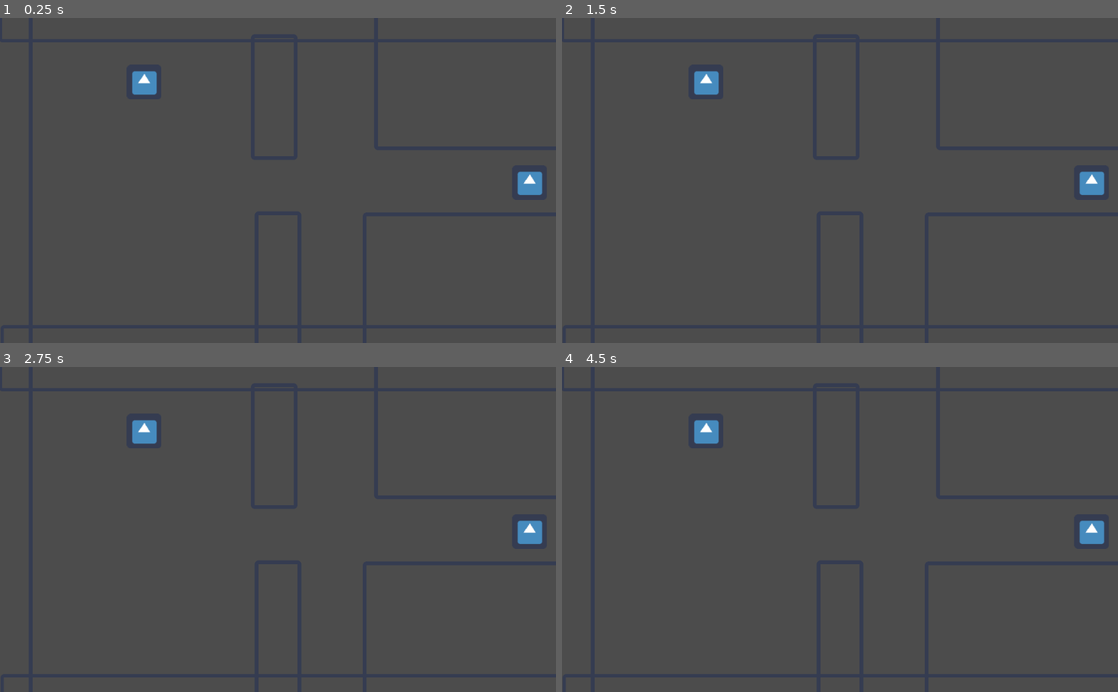
Above: before the commit, frames 1-4 (two rows, left to right).
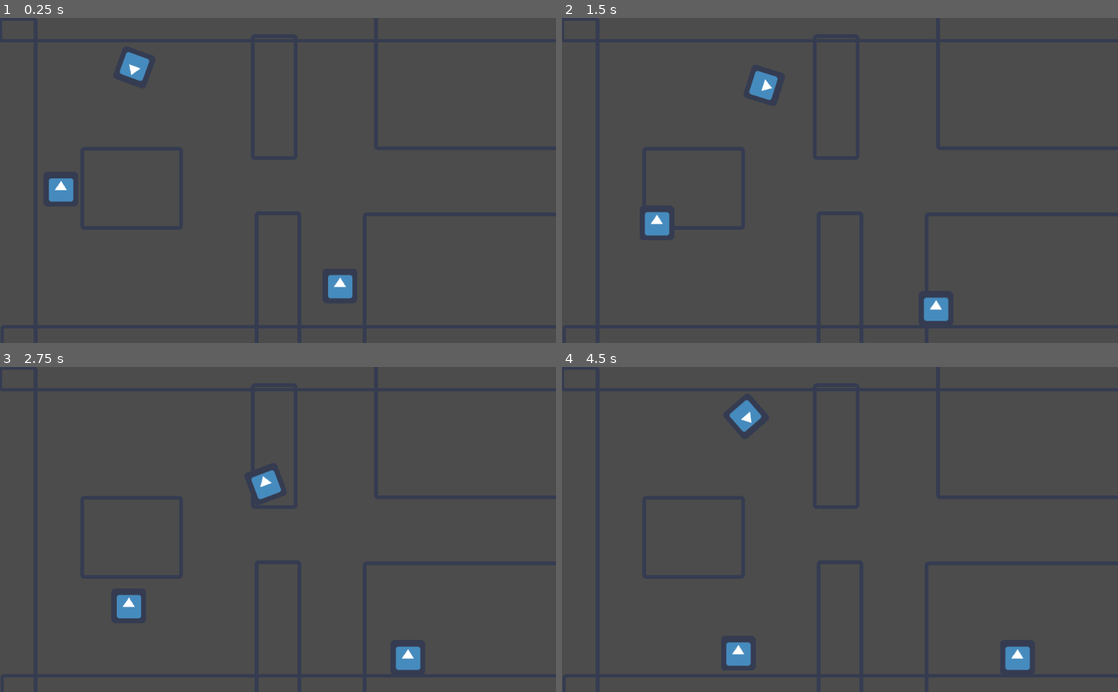
Above: after the commit, the same moments.

Repository: onsetsu/GameJam5
Game: Godot game, scene res://Scenes/Level1.tscn
Two runs of this game, one before a commit and one after it. Both use one fixed random seed, a clock stepped at 60 frames per second and the inputs below. The engine's default icon, where the game draws it, is replaced by a stand-in: a white triangle on a blue panel in a dark square.
Inputs (mouse positions are in pixels of both pictures, inside the frame that each line leads up to):
- Up to frame 1 (0.25 s): no input
- Up to frame 2 (1.5 s): move the mouse to (962, 164) at 0.52 s; hold D (move_right) 0.53-1.28 s; move the mouse to (728, 196) at 1.27 s; hold S (move_down) from 1.28 s (still down)
- Up to frame 3 (2.75 s): move the mouse to (333, 458) at 2.02 s; release S (move_down) at 2.03 s; hold D (move_right) from 2.03 s (still down)
- Up to frame 4 (4.5 s): move the mouse to (812, 594) at 2.77 s; release D (move_right) at 2.78 s; hold W (move_up) 2.78-3.53 s; move the mouse to (1006, 578) at 3.52 s; hold A (move_left) from 3.53 s (still down); move the mouse to (673, 480) at 4.27 s

The runs differ from the first frame. In frame 1, 1.5% of the frame differs, in the area x 8-98%, y 10-87%; in frame 2, 1.7%; in frame 3, 1.6%; in frame 4, 1.7%, in the area x 23-98%, y 10-94%.

Commit message:
enemies start

Diff:
--- a/Scenes/Enemy.tscn
+++ b/Scenes/Enemy.tscn
@@ -1,7 +1,9 @@
-[gd_scene load_steps=4 format=2]
+[gd_scene load_steps=6 format=2]
 
 [ext_resource path="res://Scripts/Enemy.gd" type="Script" id=1]
 [ext_resource path="res://icon.png" type="Texture" id=2]
+[ext_resource path="res://Scripts/Enemy/idle.gd" type="Script" id=3]
+[ext_resource path="res://Scripts/Enemy/chasing.gd" type="Script" id=4]
 
 [sub_resource type="CircleShape2D" id=1]
 
@@ -15,6 +17,7 @@
 collision_mask = 1
 collision/safe_margin = 0.08
 script = ExtResource( 1 )
+idle_path = 5
 
 [node name="Sprite" type="Sprite" parent="." index="0"]
 
@@ -24,3 +27,13 @@
 
 scale = Vector2( 3.44411, 3.44411 )
 shape = SubResource( 1 )
+
+[node name="States" type="Node" parent="." index="2"]
+
+[node name="idle" type="Node" parent="States" index="0"]
+
+script = ExtResource( 3 )
+
+[node name="chasing" type="Node" parent="States" index="1"]
+
+script = ExtResource( 4 )
--- a/Scenes/Level1.tscn
+++ b/Scenes/Level1.tscn
@@ -1,11 +1,39 @@
-[gd_scene load_steps=3 format=2]
-
-[ext_resource path="res://icon.png" type="Texture" id=1]
-[ext_resource path="res://Scenes/Enemy.tscn" type="PackedScene" id=2]
+[gd_scene load_steps=8 format=2]
+
+[ext_resource path="res://Scripts/nav_map.gd" type="Script" id=1]
+[ext_resource path="res://icon.png" type="Texture" id=2]
+[ext_resource path="res://Scenes/Enemy.tscn" type="PackedScene" id=3]
+[ext_resource path="res://Scenes/Player.tscn" type="PackedScene" id=4]
+
+[sub_resource type="NavigationPolygon" id=1]
+
+vertices = PoolVector2Array( 473.17, 252.301, 478.612, 361.131, 481.333, 562.467, 342.574, 377.456, 339.854, 238.698, 65.0579, 565.188, 157.563, 382.897, 65.0579, 38.7224, 158.924, 235.977, 470.45, 37.362, 694.912, 230.535, 1101.66, 235.977, 1093.5, 358.411, 673.146, 352.969, 547.991, 248.22, 677.227, 561.107, 561.595, 558.386, 561.595, 357.05, 546.631, 36.0017, 694.912, 40.0828 )
+polygons = [ PoolIntArray( 0, 1, 2, 3, 4 ), PoolIntArray( 3, 2, 5, 6 ), PoolIntArray( 6, 5, 7, 8 ), PoolIntArray( 8, 7, 9, 4 ), PoolIntArray( 4, 9, 0 ), PoolIntArray( 10, 11, 12, 13, 14 ), PoolIntArray( 13, 15, 16, 17 ), PoolIntArray( 14, 18, 19, 10 ), PoolIntArray( 14, 13, 17 ), PoolIntArray( 14, 17, 1, 0 ) ]
+outlines = [ PoolVector2Array( 65.0579, 38.7224, 470.45, 37.362, 473.17, 252.301, 547.991, 248.22, 546.631, 36.0017, 694.912, 40.0828, 694.912, 230.535, 1101.66, 235.977, 1093.5, 358.411, 673.146, 352.969, 677.227, 561.107, 561.595, 558.386, 561.595, 357.05, 478.612, 361.131, 481.333, 562.467, 65.0579, 565.188 ), PoolVector2Array( 157.563, 382.897, 158.924, 235.977, 339.854, 238.698, 342.574, 377.456 ) ]
+
+[sub_resource type="RectangleShape2D" id=2]
+
+custom_solver_bias = 0.0
+extents = Vector2( 10, 10 )
+
+[sub_resource type="RectangleShape2D" id=3]
+
+custom_solver_bias = 0.0
+extents = Vector2( 139.802, 24.2119 )
 
 [node name="Level1" type="Node2D"]
 
-[node name="NinePatchRect" type="NinePatchRect" parent="." index="0"]
+[node name="nav_map" type="Navigation2D" parent="." index="0"]
+
+script = ExtResource( 1 )
+
+[node name="NavigationPolygonInstance" type="NavigationPolygonInstance" parent="nav_map" index="0"]
+
+position = Vector2( -8.16223, 5.44147 )
+navpoly = SubResource( 1 )
+enabled = true
+
+[node name="NinePatchRect" type="NinePatchRect" parent="." index="1"]
 
 anchor_left = 0.0
 anchor_top = 0.0
@@ -21,15 +49,29 @@
 mouse_default_cursor_shape = 0
 size_flags_horizontal = 1
 size_flags_vertical = 1
-texture = ExtResource( 1 )
-draw_center = false
-patch_margin_left = 7
-patch_margin_top = 7
-patch_margin_right = 7
-patch_margin_bottom = 7
-_sections_unfolded = [ "Patch Margin" ]
-
-[node name="NinePatchRect4" type="NinePatchRect" parent="." index="1"]
+texture = ExtResource( 2 )
+draw_center = false
+patch_margin_left = 7
+patch_margin_top = 7
+patch_margin_right = 7
+patch_margin_bottom = 7
+_sections_unfolded = [ "Patch Margin" ]
+
+[node name="StaticBody2D" type="StaticBody2D" parent="NinePatchRect" index="0"]
+
+input_pickable = false
+collision_layer = 1
+collision_mask = 1
+constant_linear_velocity = Vector2( 0, 0 )
+constant_angular_velocity = 0.0
+friction = 1.0
+bounce = 0.0
+
+[node name="CollisionShape2D" type="CollisionShape2D" parent="NinePatchRect/StaticBody2D" index="0"]
+
+shape = SubResource( 2 )
+
+[node name="NinePatchRect4" type="NinePatchRect" parent="." index="2"]
 
 anchor_left = 0.0
 anchor_top = 0.0
@@ -45,39 +87,55 @@
 mouse_default_cursor_shape = 0
 size_flags_horizontal = 1
 size_flags_vertical = 1
-texture = ExtResource( 1 )
-draw_center = false
-patch_margin_left = 7
-patch_margin_top = 7
-patch_margin_right = 7
-patch_margin_bottom = 7
-_sections_unfolded = [ "Patch Margin" ]
-
-[node name="NinePatchRect3" type="NinePatchRect" parent="." index="2"]
-
-anchor_left = 0.0
-anchor_top = 0.0
-anchor_right = 0.0
-anchor_bottom = 0.0
-margin_left = -53.0
-margin_top = -11.0
-margin_right = 60.0
-margin_bottom = 620.0
-rect_pivot_offset = Vector2( 0, 0 )
-rect_clip_content = false
-mouse_filter = 2
-mouse_default_cursor_shape = 0
-size_flags_horizontal = 1
-size_flags_vertical = 1
-texture = ExtResource( 1 )
-draw_center = false
-patch_margin_left = 7
-patch_margin_top = 7
-patch_margin_right = 7
-patch_margin_bottom = 7
-_sections_unfolded = [ "Patch Margin" ]
-
-[node name="NinePatchRect2" type="NinePatchRect" parent="." index="3"]
+texture = ExtResource( 2 )
+draw_center = false
+patch_margin_left = 7
+patch_margin_top = 7
+patch_margin_right = 7
+patch_margin_bottom = 7
+_sections_unfolded = [ "Patch Margin" ]
+
+[node name="StaticBody2D" type="StaticBody2D" parent="NinePatchRect4" index="0"]
+
+input_pickable = false
+collision_layer = 1
+collision_mask = 1
+constant_linear_velocity = Vector2( 0, 0 )
+constant_angular_velocity = 0.0
+friction = 1.0
+bounce = 0.0
+
+[node name="CollisionShape2D" type="CollisionShape2D" parent="NinePatchRect4/StaticBody2D" index="0"]
+
+position = Vector2( 519.258, 28 )
+scale = Vector2( 3.68552, 1 )
+shape = SubResource( 3 )
+
+[node name="NinePatchRect3" type="NinePatchRect" parent="." index="3"]
+
+anchor_left = 0.0
+anchor_top = 0.0
+anchor_right = 0.0
+anchor_bottom = 0.0
+margin_left = -44.0
+margin_top = -2.0
+margin_right = 69.0
+margin_bottom = 629.0
+rect_pivot_offset = Vector2( 0, 0 )
+rect_clip_content = false
+mouse_filter = 2
+mouse_default_cursor_shape = 0
+size_flags_horizontal = 1
+size_flags_vertical = 1
+texture = ExtResource( 2 )
+draw_center = false
+patch_margin_left = 7
+patch_margin_top = 7
+patch_margin_right = 7
+patch_margin_bottom = 7
+_sections_unfolded = [ "Patch Margin" ]
+
+[node name="NinePatchRect2" type="NinePatchRect" parent="." index="4"]
 
 anchor_left = 0.0
 anchor_top = 0.0
@@ -93,15 +151,15 @@
 mouse_default_cursor_shape = 0
 size_flags_horizontal = 1
 size_flags_vertical = 1
-texture = ExtResource( 1 )
-draw_center = false
-patch_margin_left = 7
-patch_margin_top = 7
-patch_margin_right = 7
-patch_margin_bottom = 7
-_sections_unfolded = [ "Patch Margin" ]
-
-[node name="NinePatchRect6" type="NinePatchRect" parent="." index="4"]
+texture = ExtResource( 2 )
+draw_center = false
+patch_margin_left = 7
+patch_margin_top = 7
+patch_margin_right = 7
+patch_margin_bottom = 7
+_sections_unfolded = [ "Patch Margin" ]
+
+[node name="NinePatchRect6" type="NinePatchRect" parent="." index="5"]
 
 anchor_left = 0.0
 anchor_top = 0.0
@@ -117,15 +175,15 @@
 mouse_default_cursor_shape = 0
 size_flags_horizontal = 1
 size_flags_vertical = 1
-texture = ExtResource( 1 )
-draw_center = false
-patch_margin_left = 7
-patch_margin_top = 7
-patch_margin_right = 7
-patch_margin_bottom = 7
-_sections_unfolded = [ "Patch Margin" ]
-
-[node name="NinePatchRect7" type="NinePatchRect" parent="." index="5"]
+texture = ExtResource( 2 )
+draw_center = false
+patch_margin_left = 7
+patch_margin_top = 7
+patch_margin_right = 7
+patch_margin_bottom = 7
+_sections_unfolded = [ "Patch Margin" ]
+
+[node name="NinePatchRect7" type="NinePatchRect" parent="." index="6"]
 
 anchor_left = 0.0
 anchor_top = 0.0
@@ -141,15 +199,15 @@
 mouse_default_cursor_shape = 0
 size_flags_horizontal = 1
 size_flags_vertical = 1
-texture = ExtResource( 1 )
-draw_center = false
-patch_margin_left = 7
-patch_margin_top = 7
-patch_margin_right = 7
-patch_margin_bottom = 7
-_sections_unfolded = [ "Patch Margin" ]
-
-[node name="NinePatchRect5" type="NinePatchRect" parent="." index="6"]
+texture = ExtResource( 2 )
+draw_center = false
+patch_margin_left = 7
+patch_margin_top = 7
+patch_margin_right = 7
+patch_margin_bottom = 7
+_sections_unfolded = [ "Patch Margin" ]
+
+[node name="NinePatchRect5" type="NinePatchRect" parent="." index="7"]
 
 anchor_left = 0.0
 anchor_top = 0.0
@@ -165,18 +223,46 @@
 mouse_default_cursor_shape = 0
 size_flags_horizontal = 1
 size_flags_vertical = 1
-texture = ExtResource( 1 )
-draw_center = false
-patch_margin_left = 7
-patch_margin_top = 7
-patch_margin_right = 7
-patch_margin_bottom = 7
-_sections_unfolded = [ "Patch Margin" ]
-
-[node name="Enemy" parent="." index="7" instance=ExtResource( 2 )]
-
-position = Vector2( 975.447, 303.827 )
-
-[node name="Enemy2" parent="." index="8" instance=ExtResource( 2 )]
-
-position = Vector2( 265.49, 118.424 )
+texture = ExtResource( 2 )
+draw_center = false
+patch_margin_left = 7
+patch_margin_top = 7
+patch_margin_right = 7
+patch_margin_bottom = 7
+_sections_unfolded = [ "Patch Margin" ]
+
+[node name="NinePatchRect8" type="NinePatchRect" parent="." index="8"]
+
+anchor_left = 0.0
+anchor_top = 0.0
+anchor_right = 0.0
+anchor_bottom = 0.0
+margin_left = 148.0
+margin_top = 238.0
+margin_right = 337.0
+margin_bottom = 391.0
+rect_pivot_offset = Vector2( 0, 0 )
+rect_clip_content = false
+mouse_filter = 2
+mouse_default_cursor_shape = 0
+size_flags_horizontal = 1
+size_flags_vertical = 1
+texture = ExtResource( 2 )
+draw_center = false
+patch_margin_left = 7
+patch_margin_top = 7
+patch_margin_right = 7
+patch_margin_bottom = 7
+_sections_unfolded = [ "Patch Margin" ]
+
+[node name="Enemy" parent="." index="9" instance=ExtResource( 3 )]
+
+position = Vector2( 613.587, 482.036 )
+
+[node name="Enemy2" parent="." index="10" instance=ExtResource( 3 )]
+
+position = Vector2( 99.5242, 303.435 )
+
+[node name="Player" parent="." index="11" instance=ExtResource( 4 )]
+
+position = Vector2( 247.588, 91.1451 )
--- a/Scripts/Enemy.gd
+++ b/Scripts/Enemy.gd
@@ -1,15 +1,24 @@
 extends KinematicBody2D
 
-# class member variables go here, for example:
-# var a = 2
-# var b = "textvar"
+onready var nav_map = get_tree().get_root().get_node('Level1/nav_map')
+
+var current_state = null
+onready var states_map = {
+    'idle': $States/States/idle,
+    'chasing': $States/chasing
+}
+
+export var idle_path = 5
 
 func _ready():
-    # Called every time the node is added to the scene.
-    # Initialization here
-    print('enemy test')
+    current_state = $States/idle
 
-#func _process(delta):
-#    # Called every frame. Delta is time since last frame.
-#    # Update game logic here.
-#    pass
+func _physics_process(delta):
+    var state_name = current_state.update(self, delta)
+    if state_name:
+        _change_state(state_name)
+
+func _change_state(state_name):
+    current_state.exit(self)
+    current_state = states_map[state_name]
+    current_state.enter(self)
--- /dev/null
+++ b/Scripts/Enemy/chasing.gd
@@ -0,0 +1,19 @@
+extends Node
+
+# class member variables go here, for example:
+# var a = 2
+# var b = "textvar"
+
+func _ready():
+    # Called every time the node is added to the scene.
+    # Initialization here
+    pass
+
+func enter(host):
+    pass
+
+func update(host, delta):
+    print('chasing')
+
+func exit(host):
+    pass
--- /dev/null
+++ b/Scripts/Enemy/idle.gd
@@ -0,0 +1,24 @@
+extends Node
+
+# class member variables go here, for example:
+# var a = 2
+# var b = "textvar"
+
+func _ready():
+    # Called every time the node is added to the scene.
+    # Initialization here
+    pass
+
+#func _process(delta):
+#    # Called every frame. Delta is time since last frame.
+#    # Update game logic here.
+#    pass
+
+func enter(host):
+    pass
+
+func update(host, delta):
+    var new_vel = host.move_and_slide(Vector2(50, 50))
+
+func exit(host):
+    pass
--- /dev/null
+++ b/Scripts/nav_map.gd
@@ -0,0 +1,30 @@
+extends Navigation2D
+
+# class member variables go here, for example:
+# var a = 2
+# var b = "textvar"
+var path = []
+var touchPos = Vector2(0,0)
+onready var enemy = get_tree().get_root().get_node('Level1/Enemy')
+onready var enemy2 = get_tree().get_root().get_node('Level1/Enemy2')
+onready var player = get_tree().get_root().get_node('Level1/Player')
+
+func _ready():
+    # Called every time the node is added to the scene.
+    # Initialization here
+    print(enemy)
+
+#func _process(delta):
+#    # Called every frame. Delta is time since last frame.
+#    # Update game logic here.
+#    pass
+
+func _draw():
+    print('DRAW')
+    path = get_simple_path(enemy.position, player.position)
+    if(path.size()):
+        for f in range(path.size()):
+            draw_circle(path[f], 10, Color(1,1,1))
+
+func _input(event):
+    pass
